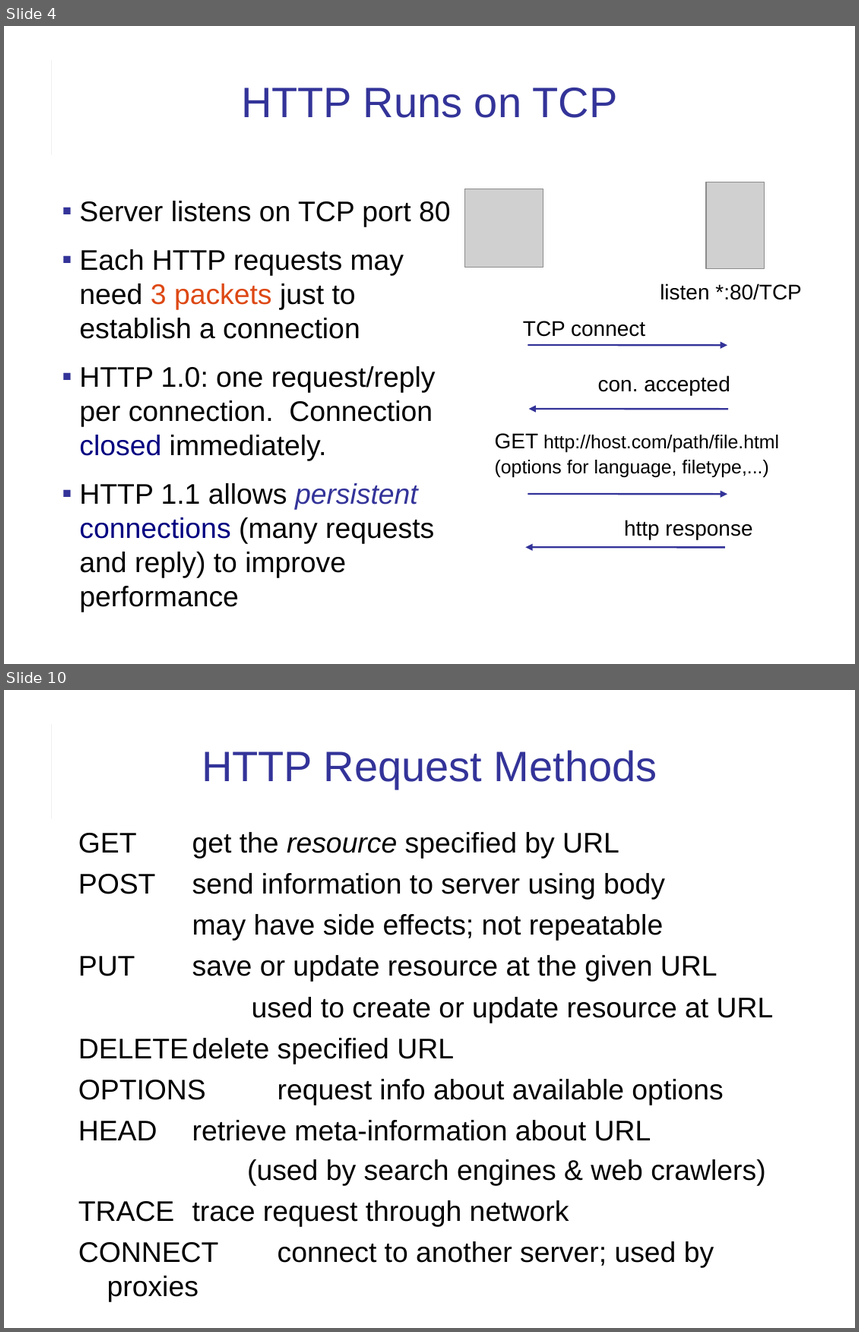
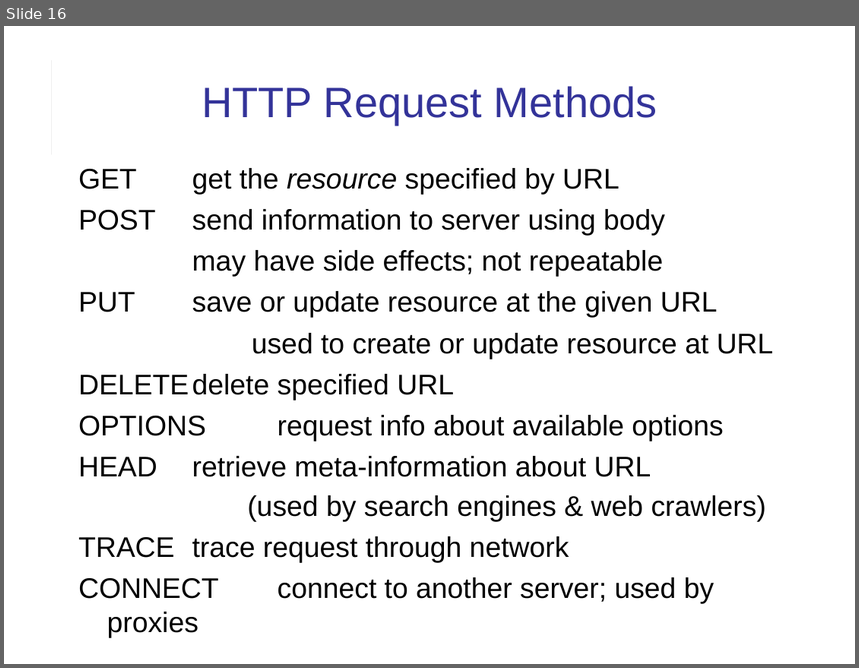
Before and after one commit to cpske/ISP, a slide deck: web/HTTP.ppt. Shown one above the other, each under a label of ours: slides 4 and 10 before the commit, slide 16 after it; the slides between them are not shown. The pictures are 859x1332 and 859x668 pixels, drawn with LibreOffice and Linux fonts; fonts in the diff are those of the drawing; grey boxes stand for pictures. Boxes give left, top, right and bottom in pixels: in the first picture for what was removed or moved away, otherwise in the second. Text is boxed around its words. In the diff, an @@ line names an element or a change of style, - is before the commit and + after.

Commit message:
update some material on http

```diff
--- a/web/HTTP.ppt
+++ b/web/HTTP.ppt
@@ slide 4 removed at bbox=[4, 26, 855, 664], background #FFFFFF; not listed: 2 template elements that a slide beside it also shows @@
@@ title removed at bbox=[241, 88, 618, 118] @@
-HTTP Runs on TCP
@@ picture removed at bbox=[706, 182, 765, 268] @@
@@ text removed at bbox=[79, 201, 451, 612] @@
-▪ Server listens on TCP port 80
-▪ Each HTTP requests may need 3 packets just to establish a connection
-▪ HTTP 1.0: one request/reply per connection. Connection closed immediately.
-▪ HTTP 1.1 allows persistent connections (many requests and reply) to improve performance
@@ picture removed at bbox=[465, 189, 544, 268] @@
@@ text removed at bbox=[660, 284, 802, 300] @@
-listen *:80/TCP
@@ text removed at bbox=[523, 321, 645, 337] @@
-TCP connect
@@ arrow removed from (529, 345) to (728, 345) @@
@@ text removed at bbox=[598, 376, 731, 395] @@
-con. accepted
@@ arrow removed from (728, 409) to (529, 409) @@
@@ text removed at bbox=[495, 433, 779, 477] @@
-GET http://host.com/path/file.html
-(options for language, filetype,...)
@@ arrow removed from (529, 494) to (728, 494) @@
@@ text removed at bbox=[624, 520, 753, 541] @@
-http response
@@ arrow removed from (724, 548) to (526, 548) @@
@@ what was slide 10 is now slide 16 @@
```
Also in this commit, not shown: 16 slides changed, 12 slides added, 2 other files.
